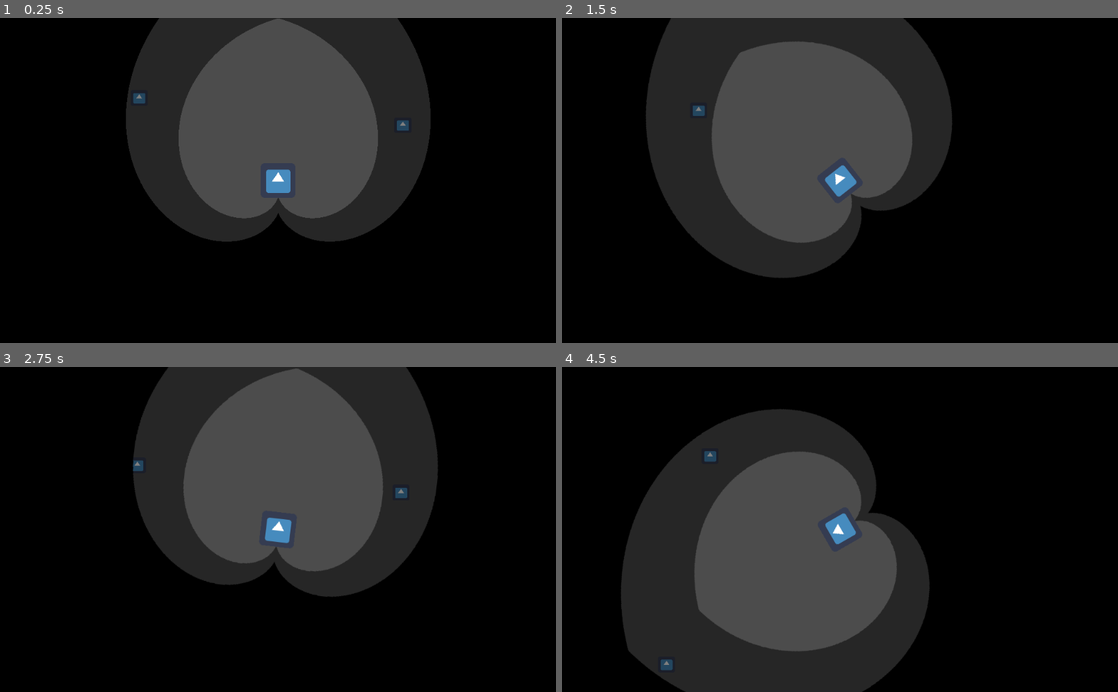
Above: before the commit, frames 1-4 (two rows, left to right).
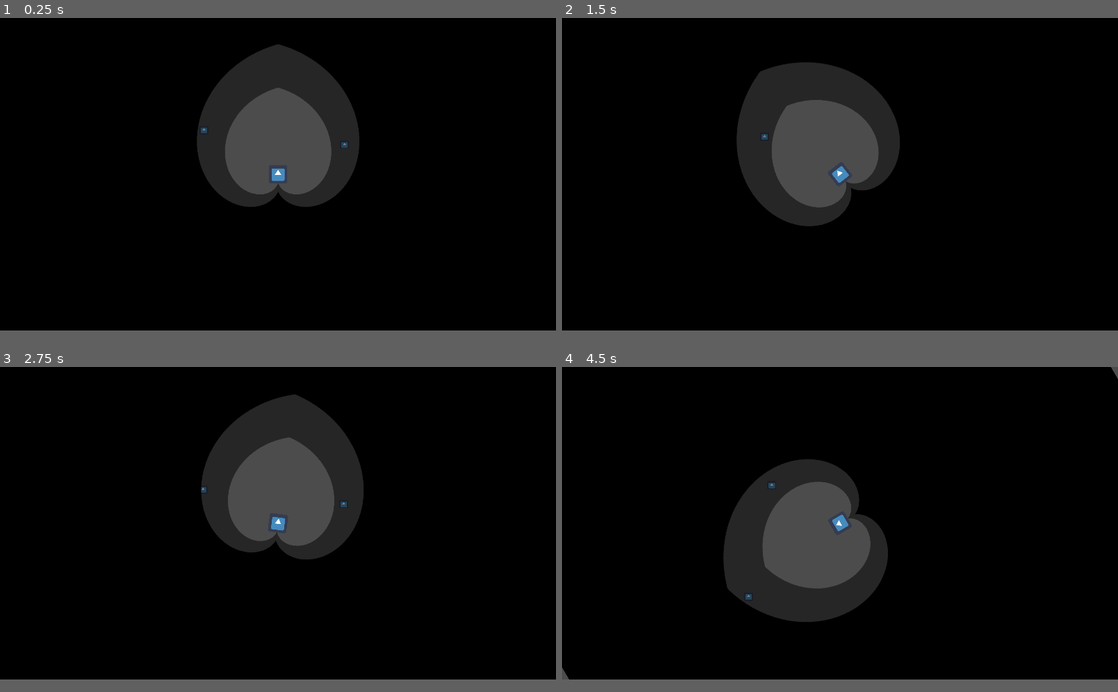
Above: after the commit, the same moments.

Repository: ebrahimebrahim/hungry_and_slow
Game: Godot game, scene res://Main.tscn
Two runs of this game, one before a commit and one after it. Both use one fixed random seed, a clock stepped at 60 frames per second and the inputs below. The engine's default icon, where the game draws it, is replaced by a stand-in: a white triangle on a blue panel in a dark square.
Inputs (mouse positions are in pixels of both pictures, inside the frame that each line leads up to):
- Up to frame 1 (0.25 s): no input
- Up to frame 2 (1.5 s): tap Enter at 0.5 s; move the mouse to (962, 164) at 0.52 s; click (962, 164) at 0.67 s; tap Space at 1.25 s; move the mouse to (728, 196) at 1.27 s; click (728, 196) at 1.42 s
- Up to frame 3 (2.75 s): tap Enter at 2 s; move the mouse to (333, 458) at 2.02 s; click (333, 458) at 2.17 s
- Up to frame 4 (4.5 s): tap Space at 2.75, 4.25 s; move the mouse to (812, 594) at 2.77 s; click (812, 594) at 2.92 s; tap Enter at 3.5 s; move the mouse to (1006, 578) at 3.52 s; click (1006, 578) at 3.67 s; move the mouse to (673, 480) at 4.27 s; click (673, 480) at 4.42 s
The window is 800x468 before the commit and 800x450 after it. Grey fills any space a smaller window leaves; there, only what the larger window draws over its background counts as a difference.

The runs differ from the first frame. In frame 1, 28% of the frame differs, in the area x 22-78%, y 0-69%; in frame 2, 31%; in frame 3, 29%; in frame 4, 34%, in the area x 0-100%, y 0-100%.

Commit message:
set project resolution and scaling

Diff:
--- a/hungry_and_slow/project.godot
+++ b/hungry_and_slow/project.godot
@@ -19,6 +19,14 @@
 run/main_scene="res://Main.tscn"
 config/icon="res://icon.png"
 
+[display]
+
+window/size/width=1920
+window/size/height=1080
+window/size/fullscreen=true
+window/stretch/mode="viewport"
+window/stretch/aspect="keep"
+
 [rendering]
 
 environment/default_environment="res://default_env.tres"
